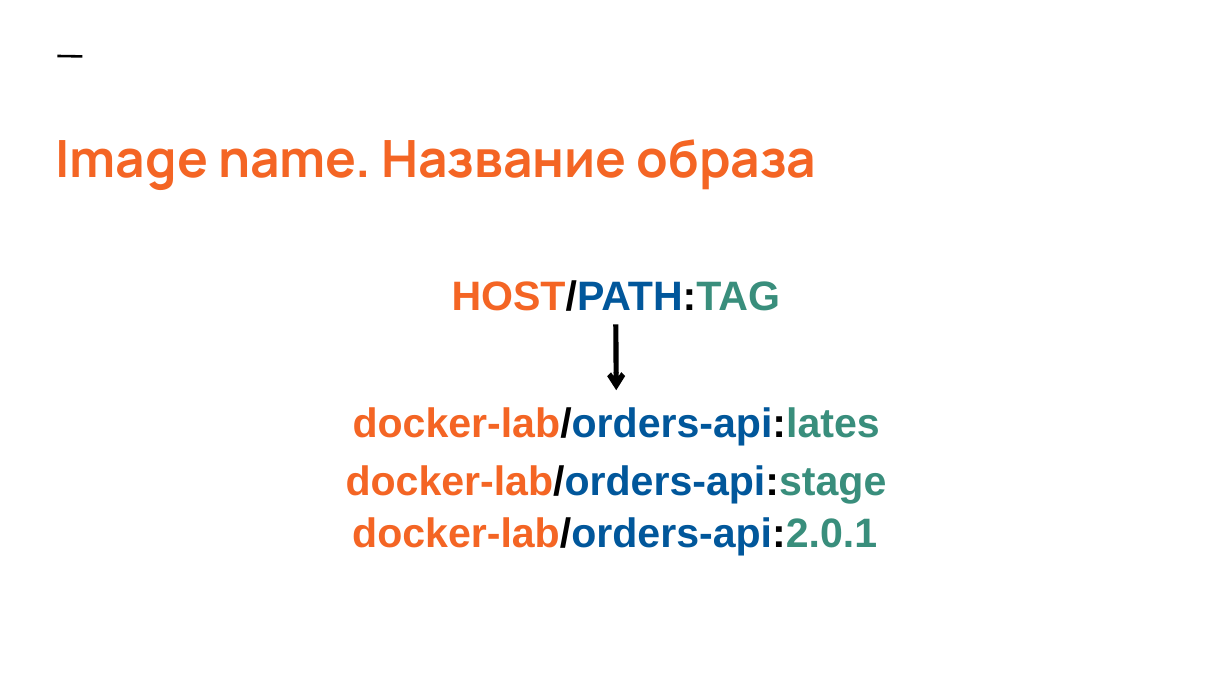
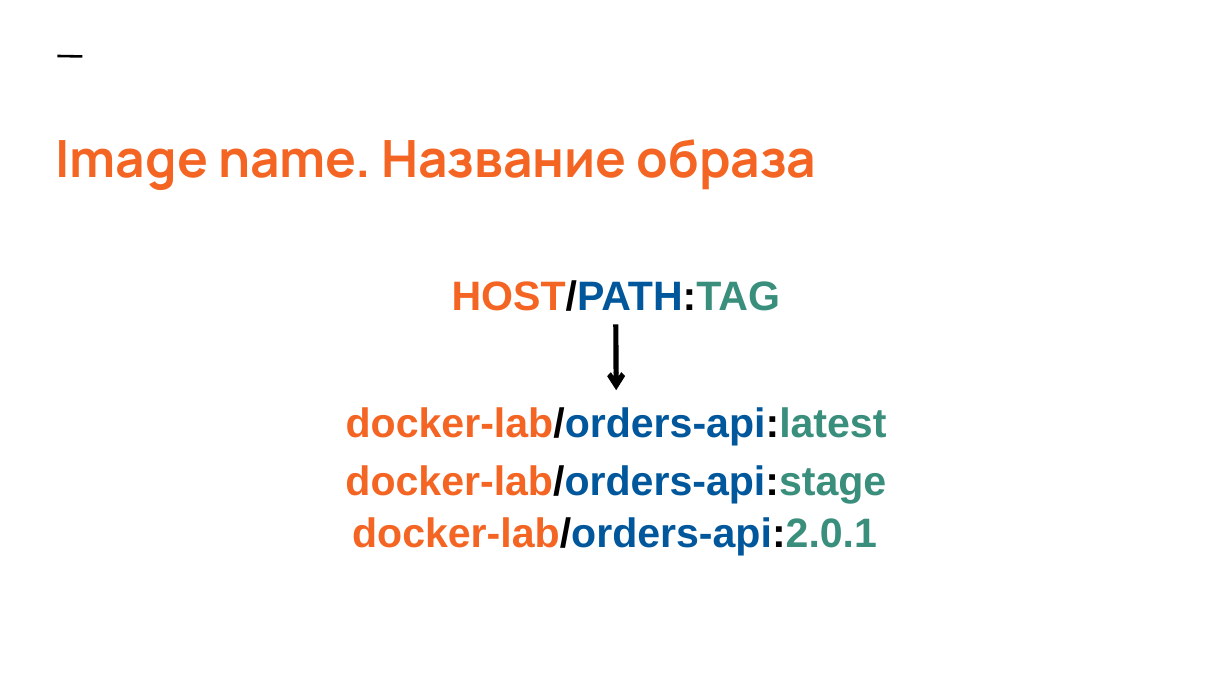
Before and after one commit to maks2199/SELabs-Docker, a slide deck: slide 9 of docs/260425_Docker_презентация.pptx. Drawn at 1232x693 pixels with LibreOffice and Linux fonts; fonts in the diff are those of the drawing. Boxes give left, top, right and bottom in pixels: in the first picture for what was removed or moved away, otherwise in the second. Text is boxed around its words. In the diff, an @@ line names an element or a change of style, - is before the commit and + after.

```diff
--- a/docs/260425_Docker_презентация.pptx
+++ b/docs/260425_Docker_презентация.pptx
@@ text at bbox=[346, 407, 887, 445]: text changed @@
-docker-lab/orders-api:lates
+docker-lab/orders-api:latest
```
Also in this commit, not shown: 4 other slides changed, 7 other files.
